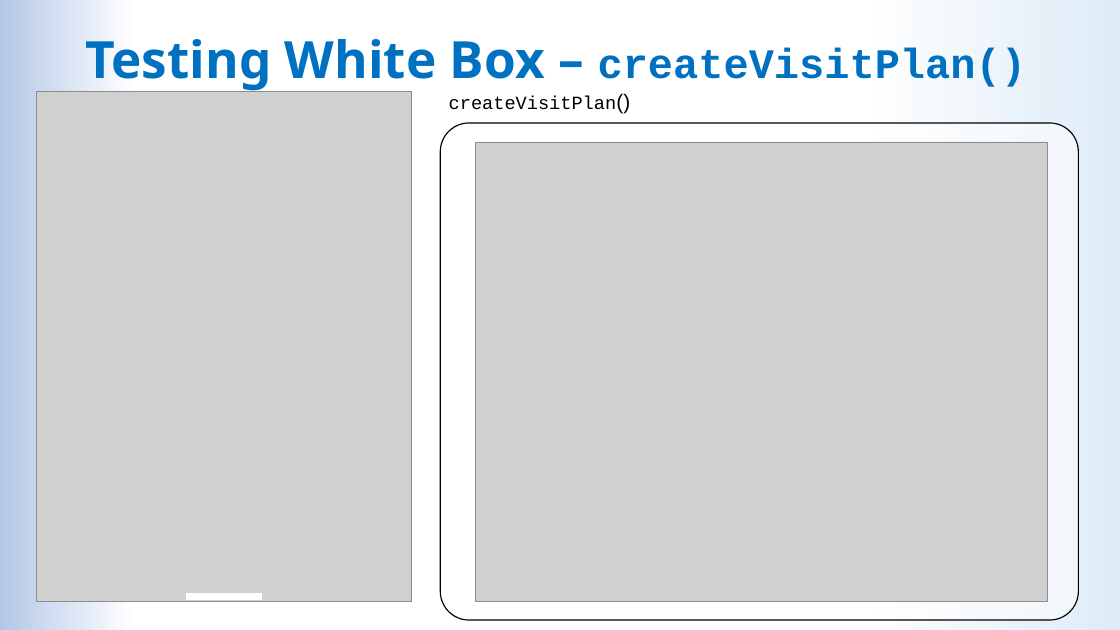
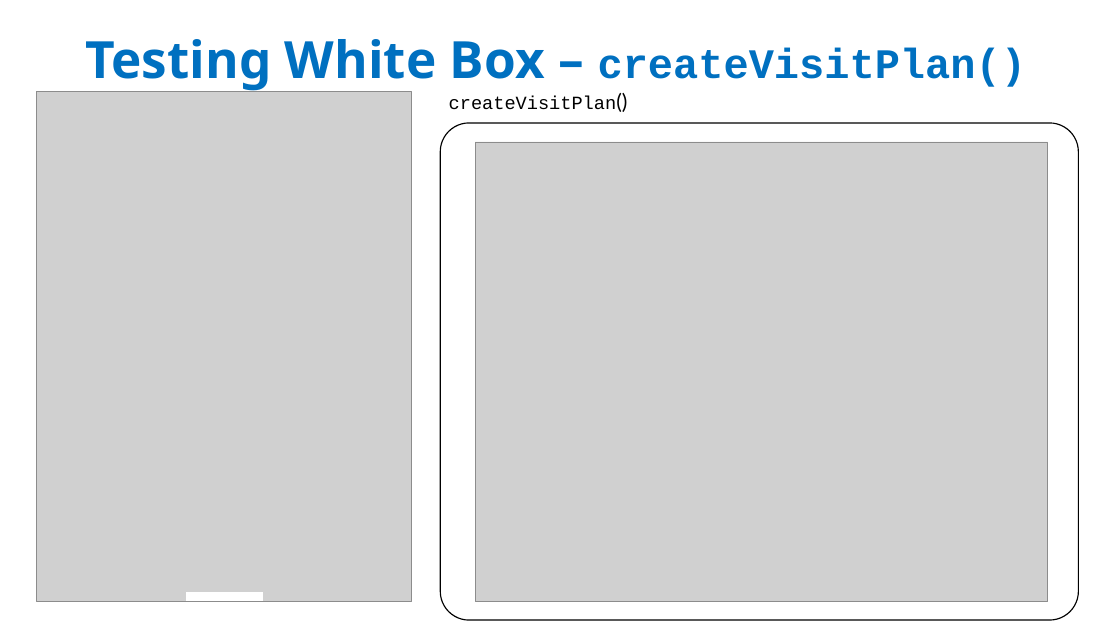
Before and after one commit to LDolzanelli/progettoIngegneria, a slide deck: slide 19 of doc/Presentazione/Presentazione_ingsw_parteB.pptx. Drawn at 1120x630 pixels with LibreOffice and Linux fonts; fonts in the diff are those of the drawing; grey boxes stand for pictures. Boxes give left, top, right and bottom in pixels: in the first picture for what was removed or moved away, otherwise in the second. Text is boxed around its words. In the diff, an @@ line names an element or a change of style, - is before the commit and + after.

```diff
--- a/doc/Presentazione/Presentazione_ingsw_parteB.pptx
+++ b/doc/Presentazione/Presentazione_ingsw_parteB.pptx
@@ background gradient #DEEBF7 to #FFFFFF to #B4C7E7 to #FFFFFF @@
@@ text "createVisitPlan()" at bbox=[449, 96, 617, 110]: font Arial to Lato in "createVisitPlan()" @@
```
Also in this commit, not shown: 27 other slides changed, 1 other file.
